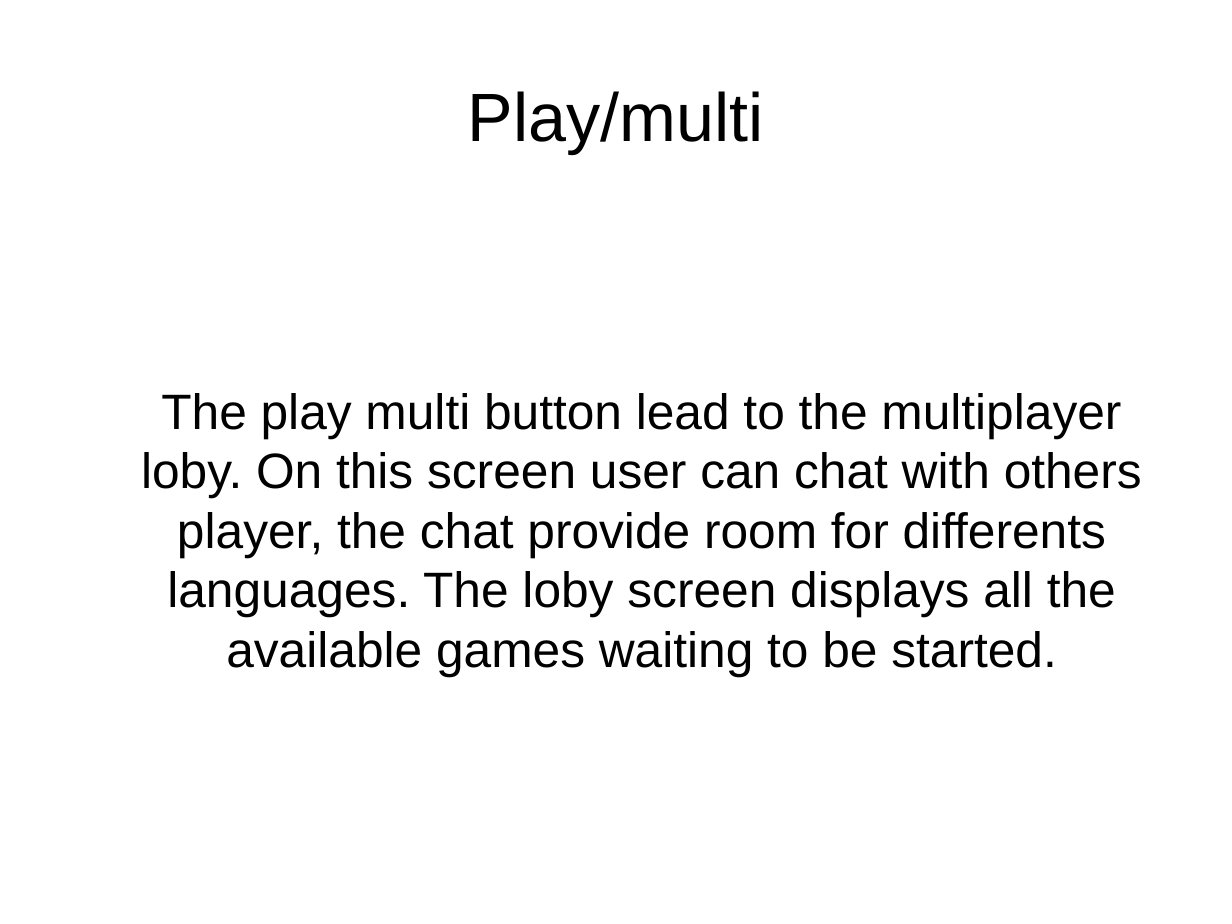
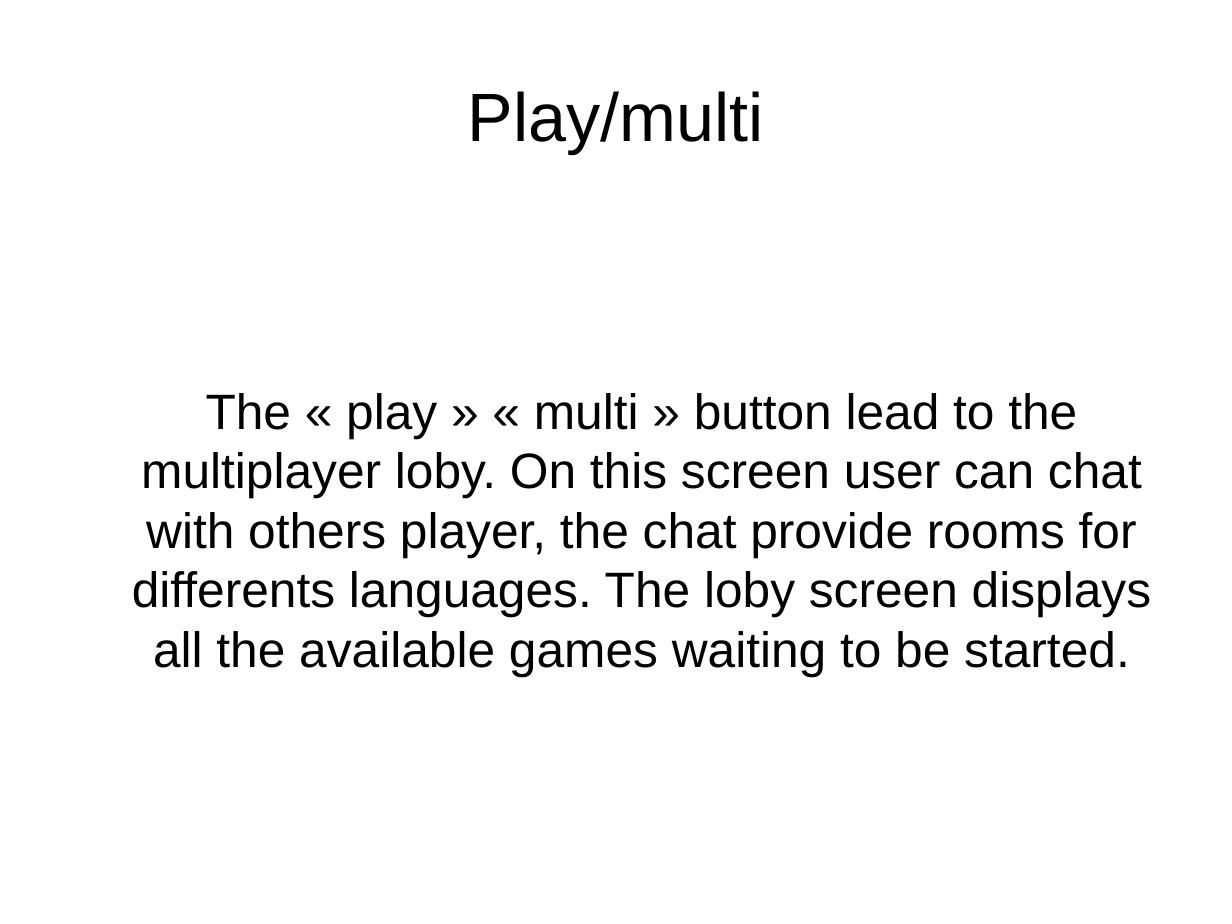
Before and after one commit to idolord/CryptDuel, a slide deck: slide 13 of documentation/interface CDC.odp (slide 11 before the commit). Drawn at 1232x924 pixels with LibreOffice and Linux fonts; fonts in the diff are those of the drawing. Boxes give left, top, right and bottom in pixels: in the first picture for what was removed or moved away, otherwise in the second. Text is boxed around its words. In the diff, an @@ line names an element or a change of style, - is before the commit and + after.

```diff
--- a/documentation/interface CDC.odp
+++ b/documentation/interface CDC.odp
@@ text at (132,393,1151,677): text changed @@
-The play multi button lead to the multiplayer loby. On this screen user can chat with others player, the chat provide room for differents languages. The loby screen displays all the available games waiting to be started.
+The « play » « multi » button lead to the multiplayer loby. On this screen user can chat with others player, the chat provide rooms for differents languages. The loby screen displays all the available games waiting to be started.
```
Also in this commit, not shown: 8 other slides changed, 8 slides added.
